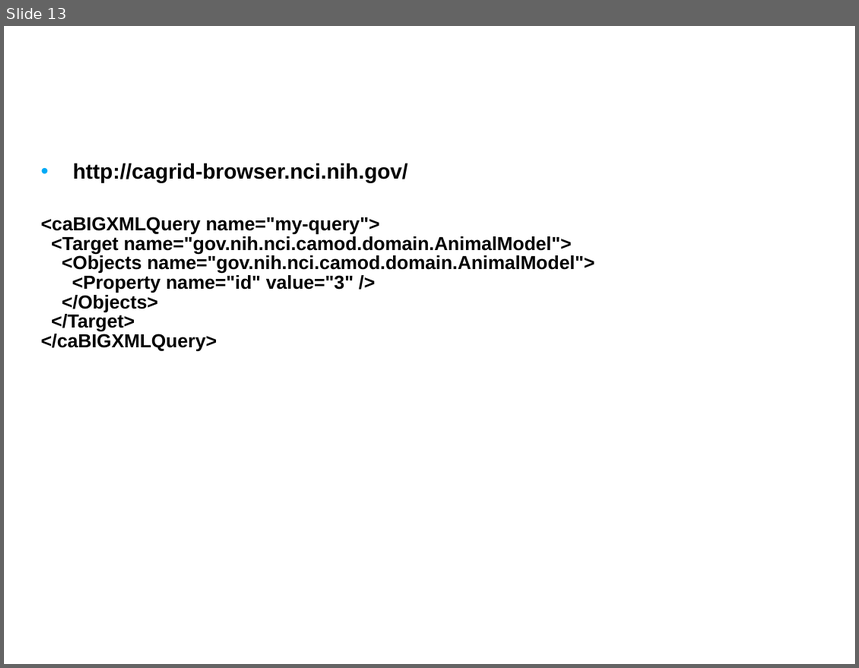
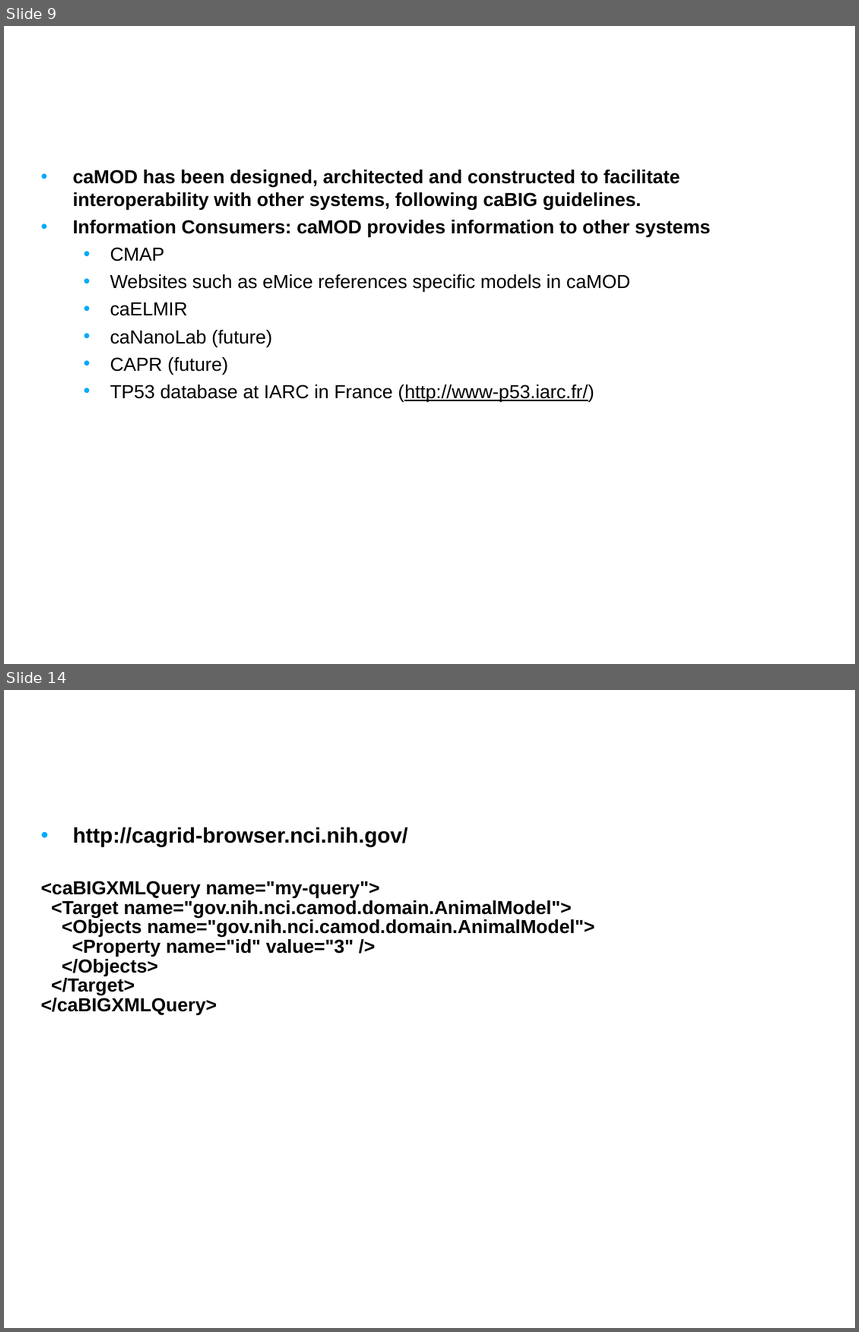
Before and after one commit to NCIP/camod-docs, a slide deck: CABIG compliance/caMOD 2.5 VCDE Submission/caMOD_Interoperability_Review_2009.ppt. Shown one above the other, each under a label of ours: slide 13 before the commit, slides 9 and 14 after it; the slides between them are not shown. The pictures are 859x668 and 859x1332 pixels, drawn with LibreOffice and Linux fonts; fonts in the diff are those of the drawing; background and template pictures are left out. Boxes give left, top, right and bottom in pixels: in the first picture for what was removed or moved away, otherwise in the second. Text is boxed around its words. In the diff, an @@ line names an element or a change of style, - is before the commit and + after.

```diff
--- a/CABIG compliance/caMOD 2.5 VCDE Submission/caMOD_Interoperability_Review_2009.ppt
+++ b/CABIG compliance/caMOD 2.5 VCDE Submission/caMOD_Interoperability_Review_2009.ppt
@@ slide 9 added at bbox=[4, 26, 855, 664], background picture (left out) @@
@@ title added at bbox=[32, 26, 671, 126], 24 pt, text #FFFFFF, bold @@
+Interoperability
@@ text added at bbox=[73, 170, 710, 402], 16 pt, text #000000, bold @@
+• caMOD has been designed, architected and constructed to facilitate interoperability with other systems, following caBIG guidelines.
+• Information Consumers: caMOD provides information to other systems
+  • CMAP
+  • Websites such as eMice references specific models in caMOD
+  • caELMIR
+  • caNanoLab (future)
+  • CAPR (future)
+  • TP53 database at IARC in France (http://www-p53.iarc.fr/)
@@ what was slide 13 is now slide 14 @@
```
Also in this commit, not shown: 6 slides changed, 5 other slides added, 6 slides removed.
